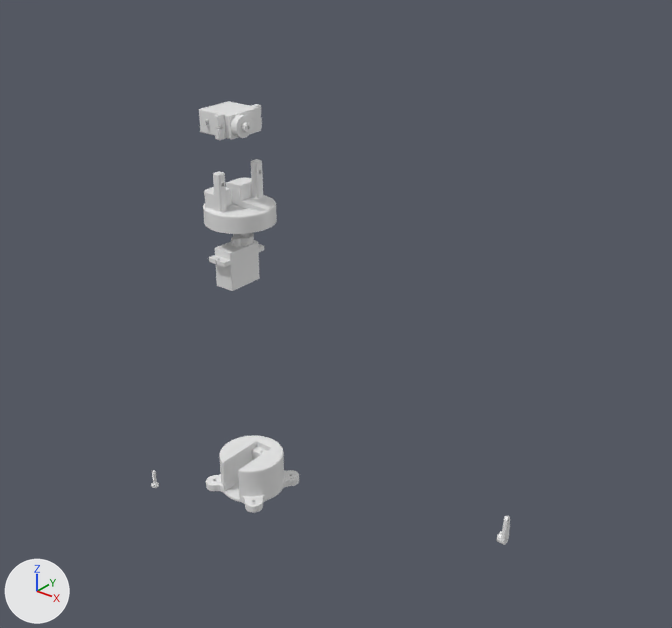
Two versions of the Blender file anim/anim.blend, one commit apart.
Rendered twice from a camera (50 mm lens) standing at (36.9, -32.6, 35.7) and looking at (7.8, 3.7, 13.2). Every picture has the same lights, and +X, +Y and +Z are marked at lower left. The first picture is the older version.

Names of what the first picture shows: '6g_servo_arm_single', 'SG90-Servo', 'SG90-Servo.001', 'base1', 'm025x010_pan_phillips_coarse', 'mount1'.
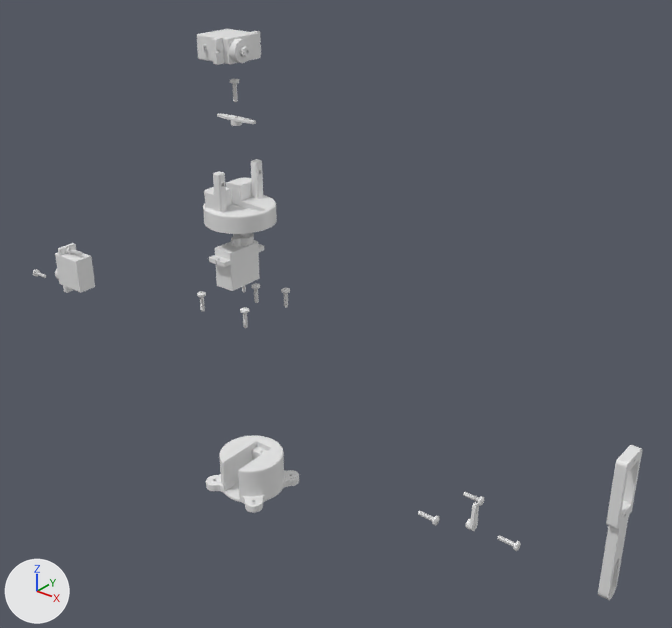
What differs and where, as boxes [x1, y1, x2, y2] in the pictures (672 x 628 px):
'SG90-Servo.001', moved: before [199, 101, 262, 140]; after [197, 29, 261, 65]
'hand1', added: after [598, 445, 642, 600]
'SG90-Servo.002', added: after [55, 243, 95, 293]
'6g_servo_arm_single', moved: before [496, 516, 510, 545]; after [466, 502, 479, 531]
'm025x010_pan_phillips_coarse', moved, turned: before [151, 470, 159, 488]; after [197, 291, 206, 312]
'm025x010_pan_phillips_coarse.008', added: after [497, 536, 521, 551]
'm025x010_pan_phillips_coarse.006', added: after [418, 511, 440, 526]
'm025x010_pan_phillips_coarse.007', added: after [463, 492, 484, 506]
'm025x010_pan_phillips_coarse.005', added: after [230, 78, 239, 102]
'm025x010_pan_phillips_coarse.001', added: after [240, 307, 249, 328]
'm025x010_pan_phillips_coarse.002', added: after [281, 288, 290, 308]
'm025x010_pan_phillips_coarse.004', added: after [252, 283, 260, 303]
'm025x010_pan_phillips_coarse.009', added: after [67, 246, 82, 255]
'm025x010_pan_phillips_coarse.010', added: after [33, 269, 46, 278]

The edits, one by one:
Mesh me_hand1 is new.
It has 363 vertices, 738 faces and spans x -45.3..34.7, y 25.8..42.8, z 0.0..5.0.
Object 'SG90-Servo.001' (ob_sg90_servo_001) moves from (2.27, 1.82, 23.49) to (2.01, 2.23, 27.18).
Object '6g_servo_arm_single' (ob_6g_servo_arm_single) moves from (20.24, 1.78, 5.21) to (18.46, 1.74, 5.21).
Object 'm025x010_pan_phillips_coarse' (ob_m025x010_pan_phillips_coarse) moves from (-2.39, -1.84, 0.59) to (0.55, 0.54, 12.96).
Object 'm025x010_pan_phillips_coarse' (ob_m025x010_pan_phillips_coarse) turns from (0, 0, 0) to (0, 180, 0) degrees about x, y and z.
Object 'm025x010_pan_phillips_coarse.010' (ob_m025x010_pan_phillips_coarse_010) is new; it shows a copy of the mesh of ob_m025x010_pan_phillips_coarse.
Its location is (-17.25, 1.66, 9.45).
Its rotation in degrees is (0, 90, 0).
Its scale is (0.1, 0.1, 0.1).
Object 'm025x010_pan_phillips_coarse.009' (ob_m025x010_pan_phillips_coarse_009) is new; it shows a copy of the mesh of ob_m025x010_pan_phillips_coarse.
Its location is (-12.73, 1.66, 12.33).
Its rotation in degrees is (0, 90, 0).
Its scale is (0.1, 0.1, 0.1).
Object 'SG90-Servo.002' (ob_sg90_servo_002) is new; it shows a copy of the mesh of ob_sg90_servo_001.
Its location is (-13.01, 1.67, 10.91).
Its rotation in degrees is (0, 90, 90).
Its scale is (0.1, 0.1, 0.1).
Object 'm025x010_pan_phillips_coarse.008' (ob_m025x010_pan_phillips_coarse_008) is new; it shows a copy of the mesh of ob_m025x010_pan_phillips_coarse.
Its location is (20.52, 1.67, 5.14).
Its rotation in degrees is (0, -90, 0).
Its scale is (0.1, 0.1, 0.1).
Object 'hand1' (ob_hand1) is new; it shows me_hand1.
Its location is (25.49, -1.76, 8.12).
Its rotation in degrees is (0, 90, 0).
Its scale is (0.1, 0.1, 0.1).
Object 'm025x010_pan_phillips_coarse.007' (ob_m025x010_pan_phillips_coarse_007) is new; it shows a copy of the mesh of ob_m025x010_pan_phillips_coarse.
Its location is (17.26, 3.69, 5.14).
Its rotation in degrees is (0, -90, 0).
Its scale is (0.1, 0.1, 0.1).
Object 'm025x010_pan_phillips_coarse.006' (ob_m025x010_pan_phillips_coarse_006) is new; it shows a copy of the mesh of ob_m025x010_pan_phillips_coarse.
Its location is (16.29, 0.82, 5.14).
Its rotation in degrees is (0, -90, 0).
Its scale is (0.1, 0.1, 0.1).
Object 'm025x010_pan_phillips_coarse.005' (ob_m025x010_pan_phillips_coarse_005) is new; it shows a copy of the mesh of ob_m025x010_pan_phillips_coarse.
Its location is (2.26, 2.28, 24.97).
Its rotation in degrees is (0, 180, 0).
Its scale is (0.1, 0.1, 0.1).
Object 'm025x010_pan_phillips_coarse.004' (ob_m025x010_pan_phillips_coarse_004) is new; it shows a copy of the mesh of ob_m025x010_pan_phillips_coarse.
Its location is (2.26, 3.24, 13.0).
Its rotation in degrees is (0, 180, 0).
Its scale is (0.1, 0.1, 0.1).
Object 'm025x010_pan_phillips_coarse.002' (ob_m025x010_pan_phillips_coarse_002) is new; it shows a copy of the mesh of ob_m025x010_pan_phillips_coarse.
Its location is (3.96, 3.93, 12.96).
Its rotation in degrees is (0, 180, 0).
Its scale is (0.1, 0.1, 0.1).
Object 'm025x010_pan_phillips_coarse.001' (ob_m025x010_pan_phillips_coarse_001) is new; it shows a copy of the mesh of ob_m025x010_pan_phillips_coarse.
Its location is (3.96, 0.54, 12.96).
Its rotation in degrees is (0, 180, 0).
Its scale is (0.1, 0.1, 0.1).
